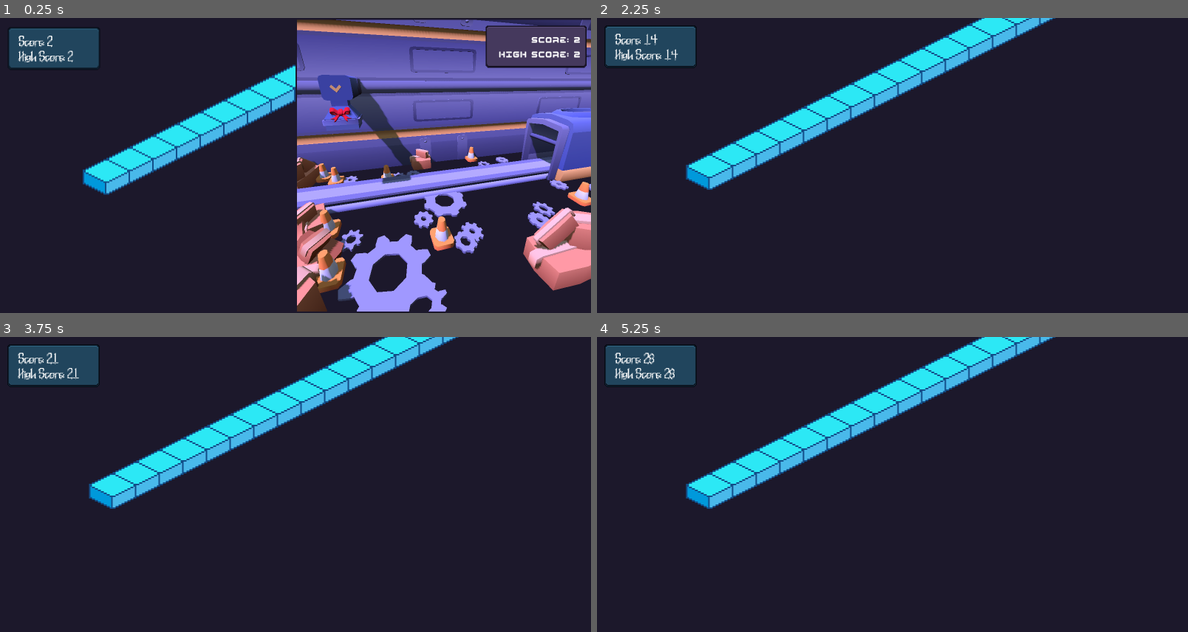
Above: before the commit, frames 1-4 (two rows, left to right).
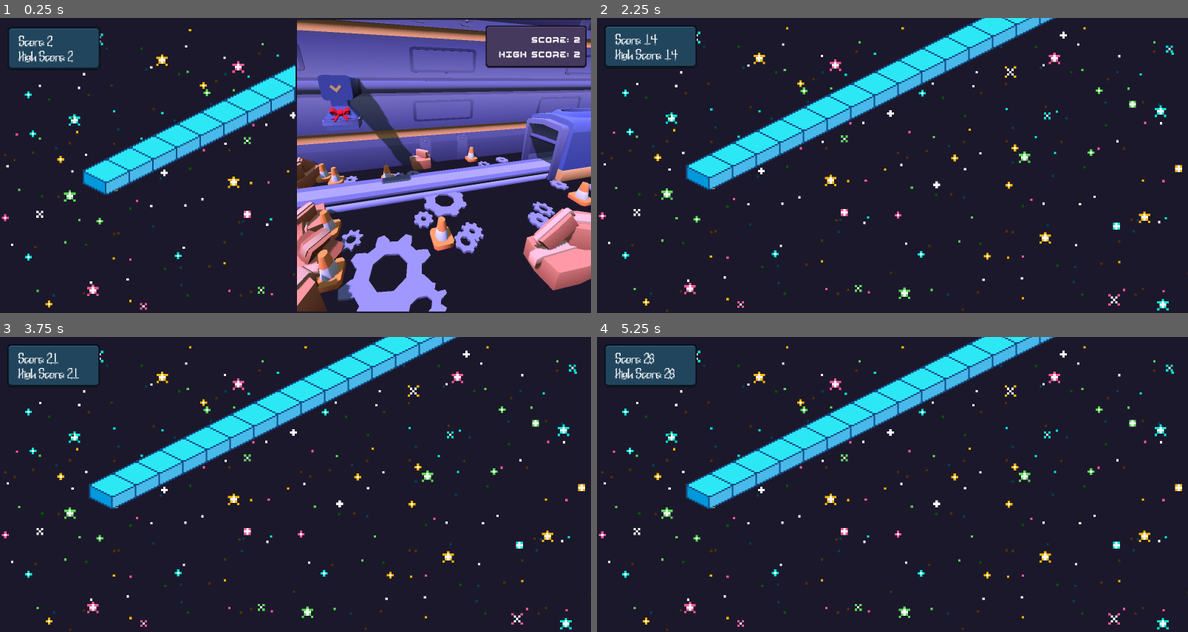
Above: after the commit, the same moments.

Repository: ofknee/tap-tap-tap
Game: Godot game, scene res://scenes/root.tscn
Same seed, same stepped clock (60 frames per second), same inputs: the game is played once before the commit and once after it.
Inputs:
- Up to frame 1 (0.25 s): no input
- Up to frame 2 (2.25 s): tap Enter at 0.5 s; hold Right (RIGHT) 0.53-1.28 s; tap Shift (SWITCH) at 0.6, 1.35, 2.1 s; hold A (LEFT) 1.28-2.03 s; tap Space at 2 s; hold Right (RIGHT) from 2.03 s (still down)
- Up to frame 3 (3.75 s): tap Shift (SWITCH) at 2.85, 3.6 s; tap Enter at 3.5 s; release Right (RIGHT) at 3.53 s; hold A (LEFT) from 3.53 s (still down)
- Up to frame 4 (5.25 s): keep holding A (LEFT); tap Shift (SWITCH) at 4.35, 5.1 s; tap Space at 5 s

The runs differ from the first frame. In frame 1, 1.0% of the frame differs, in the area x 0-50%, y 3-99%; in frame 2, 2.1%, in the area x 0-100%, y 3-100%; in frame 3, 2.1%; in frame 4, 2.1%.

Commit message:
parallax

Diff:
--- a/scenes/important/game.tscn
+++ b/scenes/important/game.tscn
@@ -1,11 +1,15 @@
 [gd_scene format=3 uid="uid://wkur7bfdvfoo"]
 
+[ext_resource type="Texture2D" uid="uid://b8u6f5vlkqkrd" path="res://assets/bg-starry-parallax/background_1.png" id="1_oj8n7"]
 [ext_resource type="PackedScene" uid="uid://j28wlyk5oqu2" path="res://scenes/iso/jump_strip.tscn" id="1_uup8x"]
+[ext_resource type="Texture2D" uid="uid://dyuqj0uiss12x" path="res://assets/bg-starry-parallax/background_2.png" id="2_4xql6"]
 [ext_resource type="Texture2D" uid="uid://ctusbt3i87hgy" path="res://assets/factory/dark-hand-drawn-panel.png" id="2_x5jbj"]
 [ext_resource type="Texture2D" uid="uid://b7ciyxbnwtvme" path="res://assets/iso/sphere.png" id="3_43k1h"]
+[ext_resource type="Texture2D" uid="uid://bnbjvrlbtobkx" path="res://assets/bg-starry-parallax/background_3.png" id="3_q0mio"]
 [ext_resource type="Script" uid="uid://bhgujarx8u4nd" path="res://scenes/iso/player.gd" id="3_twlvc"]
 [ext_resource type="FontFile" uid="uid://2da6qudswrlh" path="res://assets/DeathMachineFont_v240330/DeathMachine.ttf" id="3_x5jbj"]
 [ext_resource type="PackedScene" uid="uid://cy63vrwb4d4ns" path="res://scenes/killzone.tscn" id="4_43k1h"]
+[ext_resource type="Texture2D" uid="uid://7w68stuleiyh" path="res://assets/bg-starry-parallax/background_4.png" id="4_o8w2j"]
 [ext_resource type="Texture2D" uid="uid://cj3q5gweuqo2v" path="res://assets/iso/shadow.png" id="4_twlvc"]
 
 [sub_resource type="StyleBoxTexture" id="StyleBoxTexture_43hlm"]
@@ -25,6 +29,34 @@
 [sub_resource type="WorldBoundaryShape2D" id="WorldBoundaryShape2D_weljr"]
 
 [node name="game" type="Node2D" unique_id=1528345599]
+
+[node name="Parallax2D" type="Parallax2D" parent="." unique_id=1512886978]
+repeat_size = Vector2(1600, 0)
+autoscroll = Vector2(-10, 0)
+
+[node name="Sprite2D" type="Sprite2D" parent="Parallax2D" unique_id=441071804]
+texture_filter = 1
+scale = Vector2(6.254464, 6.254464)
+texture = ExtResource("1_oj8n7")
+centered = false
+
+[node name="Sprite2D2" type="Sprite2D" parent="Parallax2D" unique_id=1130354898]
+texture_filter = 1
+scale = Vector2(6.241071, 6.241071)
+texture = ExtResource("2_4xql6")
+centered = false
+
+[node name="Sprite2D3" type="Sprite2D" parent="Parallax2D" unique_id=49671]
+texture_filter = 1
+scale = Vector2(6.245536, 6.245536)
+texture = ExtResource("3_q0mio")
+centered = false
+
+[node name="Sprite2D4" type="Sprite2D" parent="Parallax2D" unique_id=1670904092]
+texture_filter = 1
+scale = Vector2(6.276786, 6.276786)
+texture = ExtResource("4_o8w2j")
+centered = false
 
 [node name="JumpStrip" parent="." unique_id=883491700 instance=ExtResource("1_uup8x")]
 texture_filter = 1
Binary file added: assets/bg-starry-parallax/background_1.png
Not shown, added: assets/bg-starry-parallax/background_1.png.import
Binary file added: assets/bg-starry-parallax/background_2.png
Not shown, added: assets/bg-starry-parallax/background_2.png.import
Binary file added: assets/bg-starry-parallax/background_3.png
Not shown, added: assets/bg-starry-parallax/background_3.png.import
Binary file added: assets/bg-starry-parallax/background_4.png
Not shown, added: assets/bg-starry-parallax/background_4.png.import
Binary file added: assets/bg-starry-parallax/preview.png
Not shown, added: assets/bg-starry-parallax/preview.png.import
Not shown, changed: .DS_Store
Not shown, added: assets/bg-starry-parallax/background.pdn
